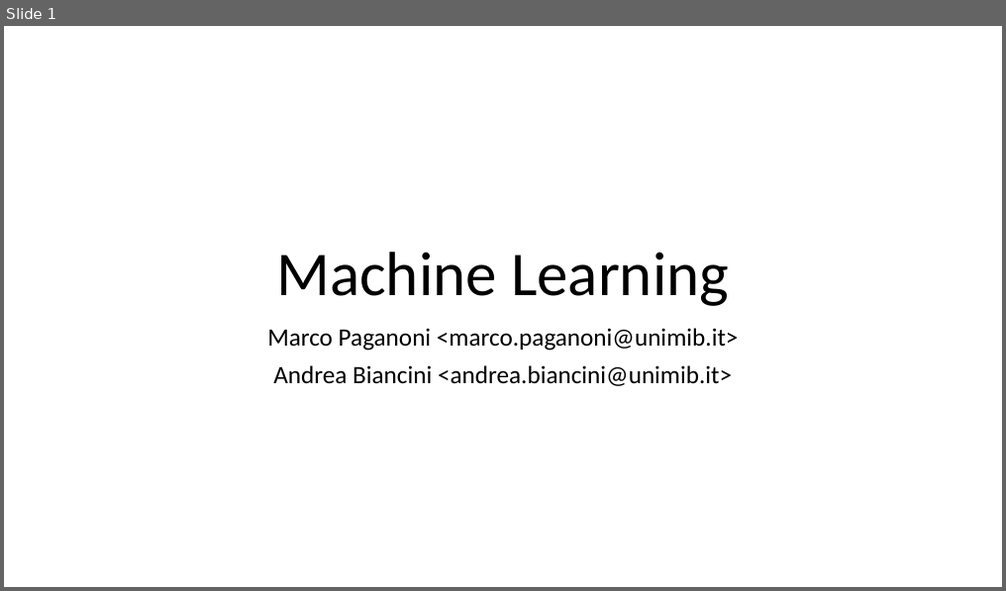
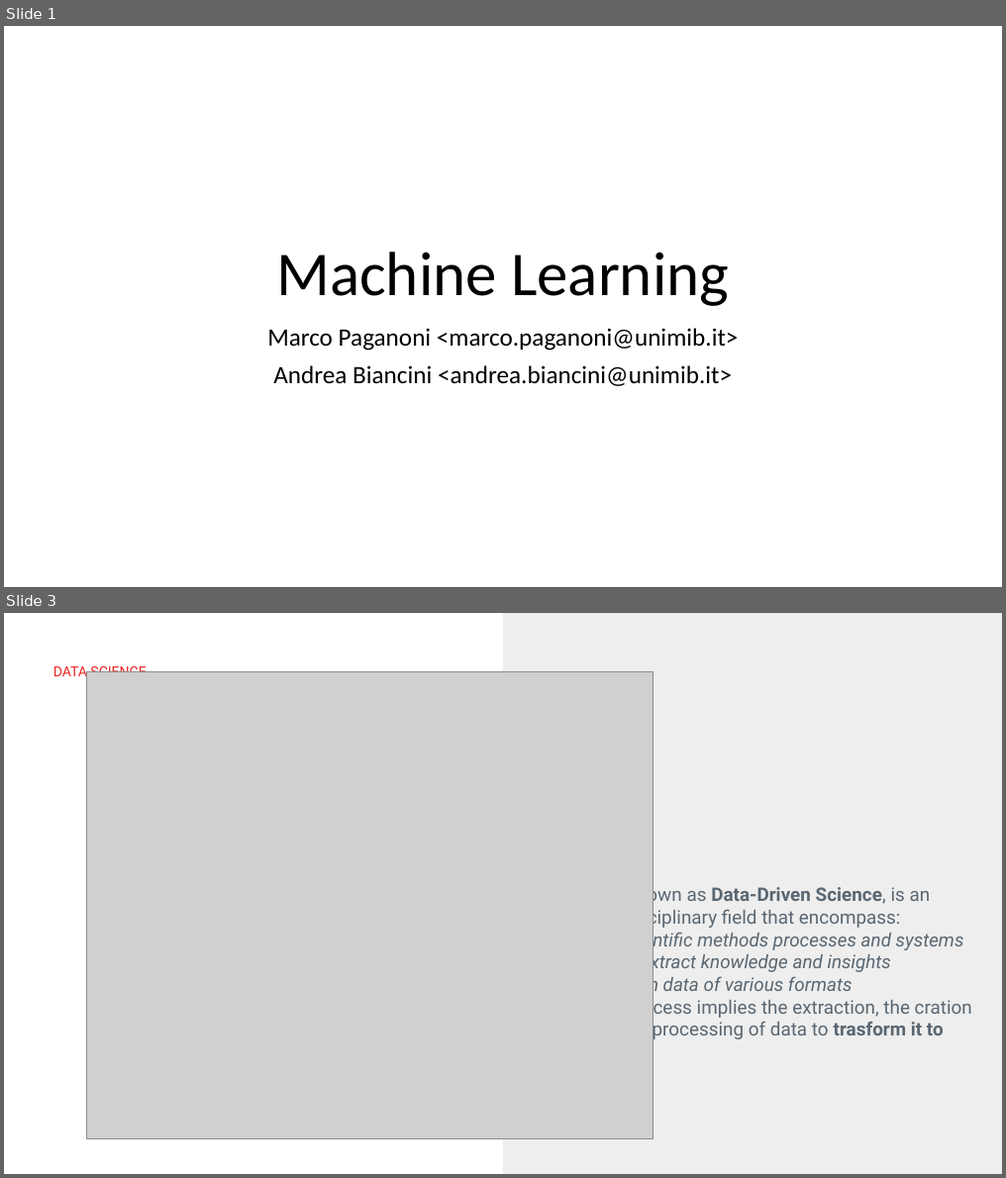
Before and after one commit to soldanoale/DataScience-HEP, a slide deck: Lezione 1.B - ML.pptx. Shown one above the other, each under a label of ours: slide 1 before the commit, slides 1 and 3 after it; the slides between them are not shown. The pictures are 1006x591 and 1006x1178 pixels, drawn with LibreOffice and Linux fonts; fonts in the diff are those of the drawing; grey boxes stand for pictures. Boxes give left, top, right and bottom in pixels: in the first picture for what was removed or moved away, otherwise in the second. Text is boxed around its words. In the diff, an @@ line names an element or a change of style, - is before the commit and + after.

```diff
--- a/Lezione 1.B - ML.pptx
+++ b/Lezione 1.B - ML.pptx
@@ slide 3 added at bbox=[4, 613, 1002, 1174], background #FFFFFF @@
@@ rectangle added at bbox=[503, 613, 1002, 1174], fill #EEEEEE @@
@@ text added at bbox=[54, 663, 146, 681], 13.3 pt, text #EE2324 @@
+DATA SCIENCE
@@ picture added at bbox=[86, 671, 653, 1140] @@
@@ text added at bbox=[585, 884, 972, 1042], 18 pt, text #5A6772 @@
+➔ Also known as Data-Driven Science, is an interdisciplinary field that encompass:
+            ▪ scientific methods processes and systems
+            ▪ to extract knowledge and insights
+            ▪ from data of various formats
+➔ This process implies the extraction, the cration and the processing of data to trasform it to value.
```
Also in this commit, not shown: 6 slides changed, 3 other slides added, 1 other file.
